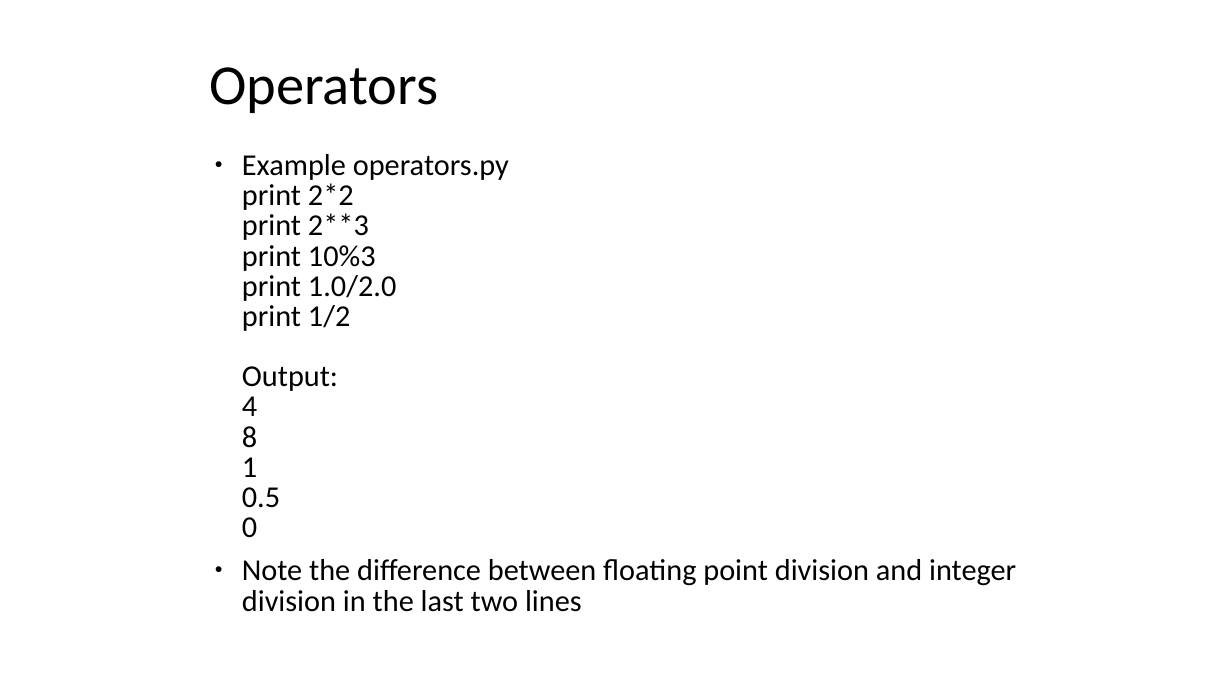
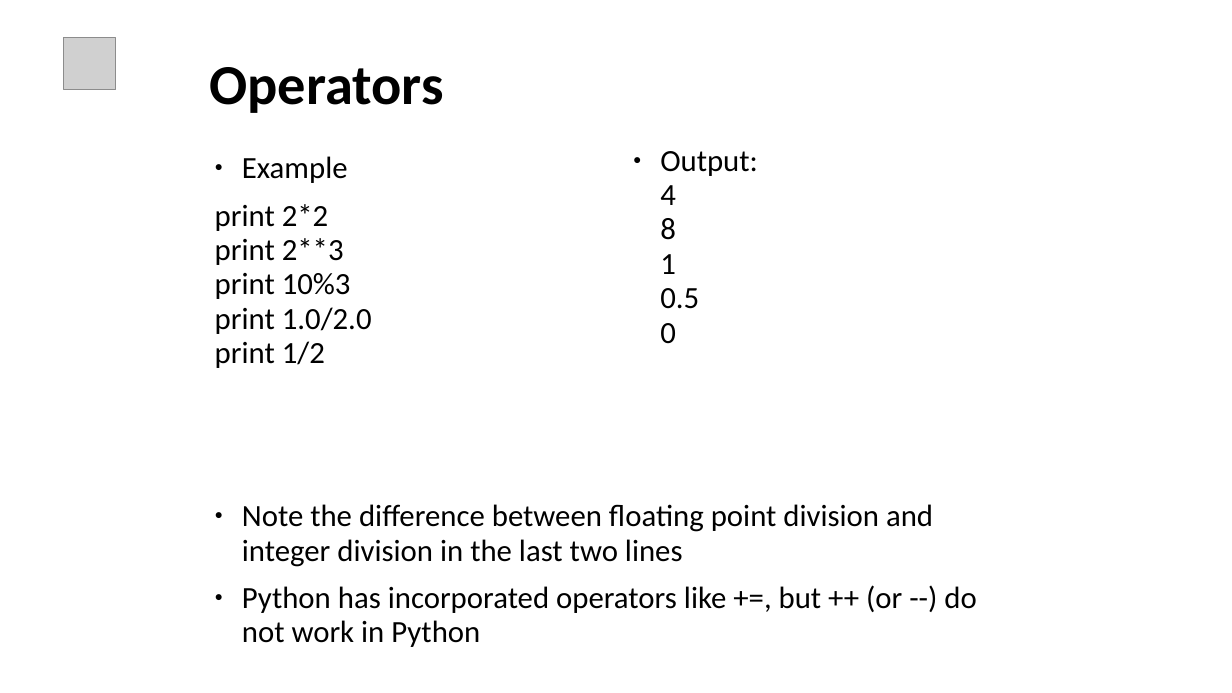
Before and after one commit to ankitagrawal579/Python, a slide deck: slide 16 of Python Ppt.pptx (slide 17 before the commit). Drawn at 1232x693 pixels with LibreOffice and Linux fonts; fonts in the diff are those of the drawing; grey boxes stand for pictures. Boxes give left, top, right and bottom in pixels: in the first picture for what was removed or moved away, otherwise in the second. Text is boxed around its words. In the diff, an @@ line names an element or a change of style, - is before the commit and + after.

```diff
--- a/Python Ppt.pptx
+++ b/Python Ppt.pptx
@@ picture added at (x1=64, y1=38, x2=116, y2=90) @@
@@ title "Operators" at (x1=209, y1=67, x2=443, y2=113): bold on @@
@@ text at (x1=215, y1=156, x2=372, y2=368): text changed; size 23.6 to 24 pt @@
-● Example operators.py
-  print 2*2
-  print 2**3
-  print 10%3
-  print 1.0/2.0
-  print 1/2
-  Output:
-  4
-  8
-  1
-  0.5
-  0
+● Example
+print 2*2
+print 2**3
+print 10%3
+print 1.0/2.0
+print 1/2
@@ text added at (x1=660, y1=151, x2=758, y2=344), 24 pt, text #000000 @@
+● Output:
+  4
+  8
+  1
+  0.5
+  0
@@ text at (x1=242, y1=504, x2=933, y2=567): size 23.6 to 24 pt in "Note the difference between floating point division ..."; line spacing 0.83 to 0.93 @@
@@ text at (x1=242, y1=585, x2=976, y2=647): paragraph added @@
+● Python has incorporated operators like +=, but ++ (or --) do not work in Python
```
Also in this commit, not shown: 23 other slides changed, 20 slides added, 3 slides removed.
